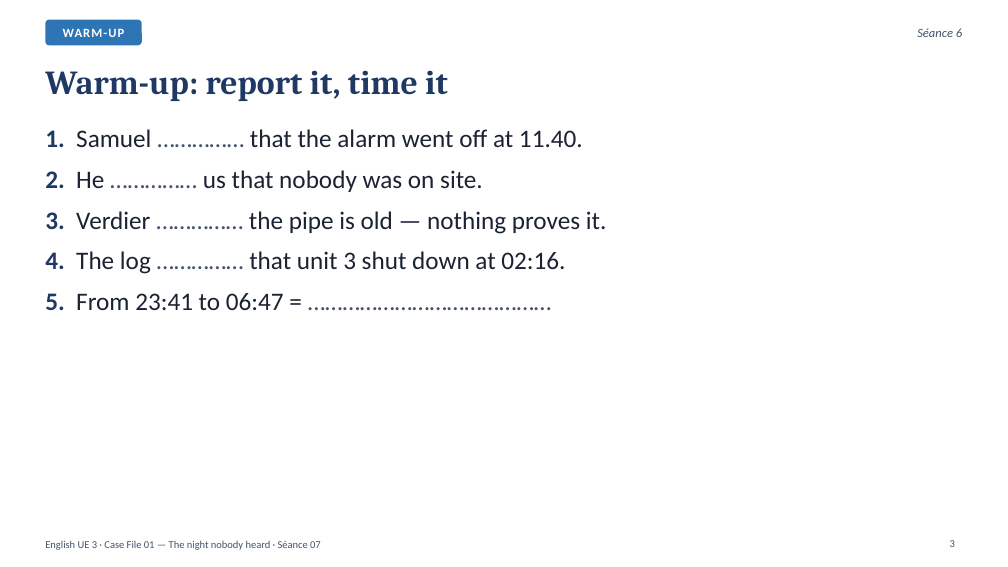
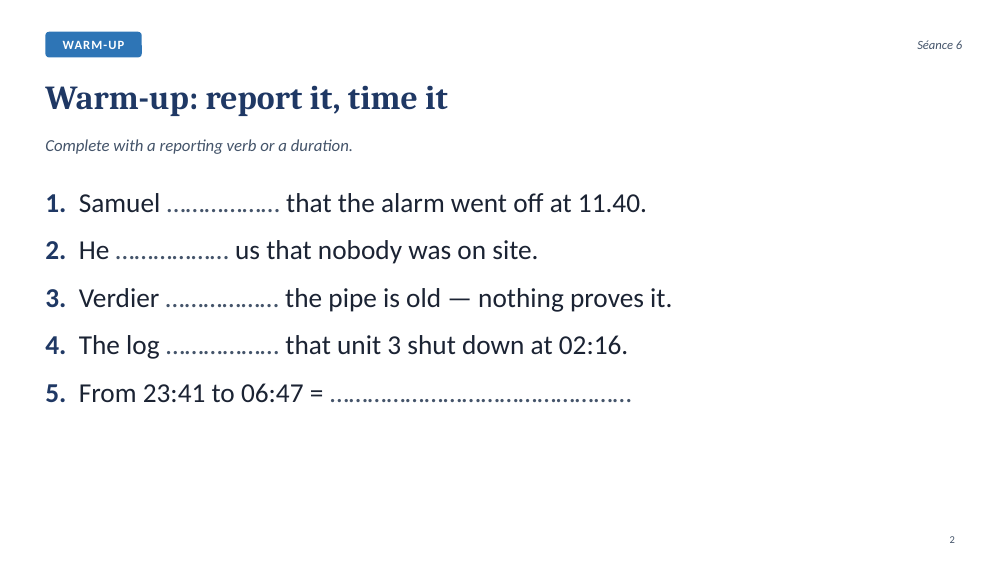
Before and after one commit to ajouniaux/talenleren, a slide deck: slide 2 of powerpoints/Seance_07_Scene3_Verbs_and_collocations.pptx (slide 3 before the commit). Drawn at 1008x567 pixels with LibreOffice and Linux fonts; fonts in the diff are those of the drawing. Boxes give left, top, right and bottom in pixels: in the first picture for what was removed or moved away, otherwise in the second. Text is boxed around its words. In the diff, an @@ line names an element or a change of style, - is before the commit and + after.

```diff
--- a/powerpoints/Seance_07_Scene3_Verbs_and_collocations.pptx
+++ b/powerpoints/Seance_07_Scene3_Verbs_and_collocations.pptx
@@ rounded rectangle "WARM-UP": place and size @@
-rounded rectangle "WARM-UP" at box(45, 20, 141, 45)
+rounded rectangle "WARM-UP" at box(45, 32, 141, 57)
@@ text "Séance 6": place and size @@
-text "Séance 6" at box(917, 28, 962, 37)
+text "Séance 6" at box(917, 40, 962, 49)
@@ title "Warm-up: report it, time it": place and size @@
-title "Warm-up: report it, time it" at box(45, 70, 448, 101)
+title "Warm-up: report it, time it" at box(45, 85, 448, 116)
@@ text added at box(45, 139, 353, 154), 16 pt, text #44546A, italic @@
+Complete with a reporting verb or a duration.
@@ text at box(45, 193, 672, 403): text changed; size 24 to 26 pt @@
-1. Samuel …………… that the alarm went off at 11.40.
-2. He …………… us that nobody was on site.
-3. Verdier …………… the pipe is old — nothing proves it.
-4. The log …………… that unit 3 shut down at 02:16.
-5. From 23:41 to 06:47 = ……………………………………
+1. Samuel ……………… that the alarm went off at 11.40.
+2. He ……………… us that nobody was on site.
+3. Verdier ……………… the pipe is old — nothing proves it.
+4. The log ……………… that unit 3 shut down at 02:16.
+5. From 23:41 to 06:47 = …………………………………………
@@ page number added at box(950, 536, 955, 543), 10 pt, text #44546A @@
+2
@@ text removed at box(45, 540, 321, 550) @@
-English UE 3 · Case File 01 — The night nobody heard · Séance 07
@@ page number removed at box(950, 540, 955, 547) @@
-3
```
Also in this commit, not shown: 16 other slides changed, 7 slides added, 1 slide removed, 10 other files.
